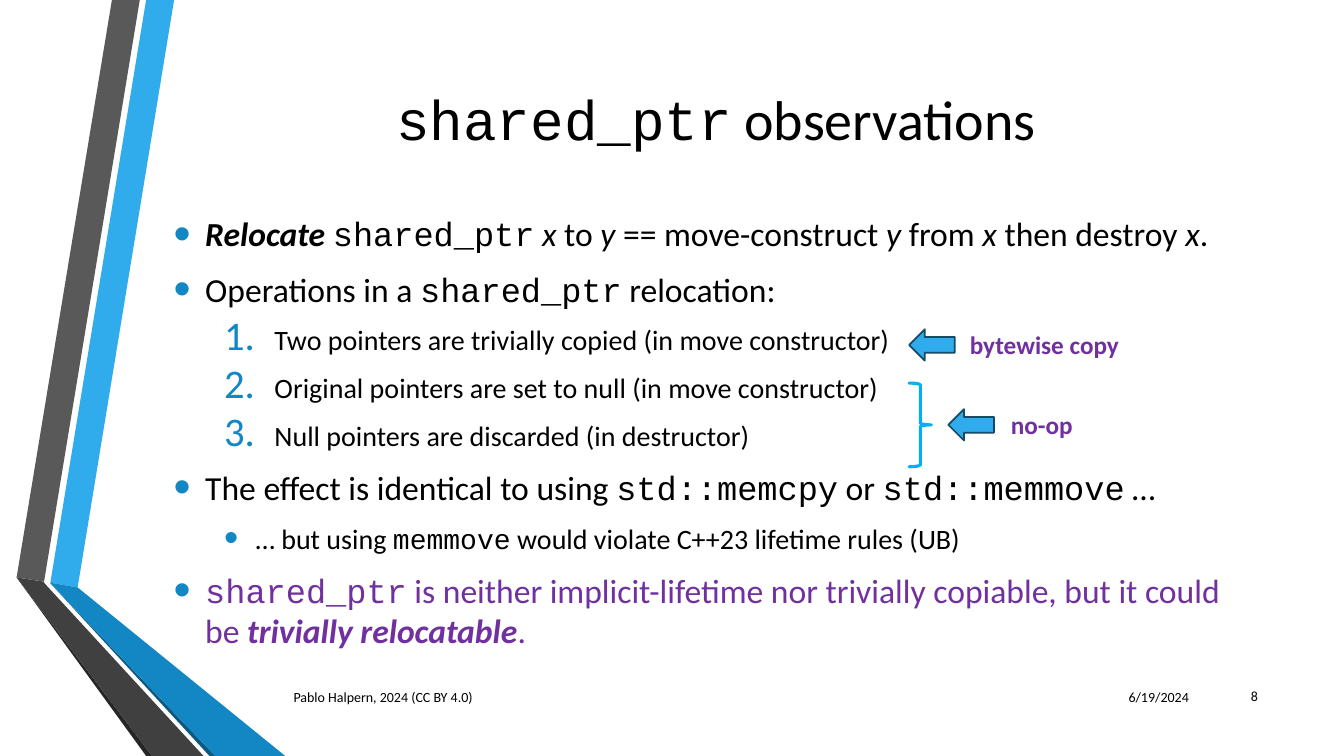
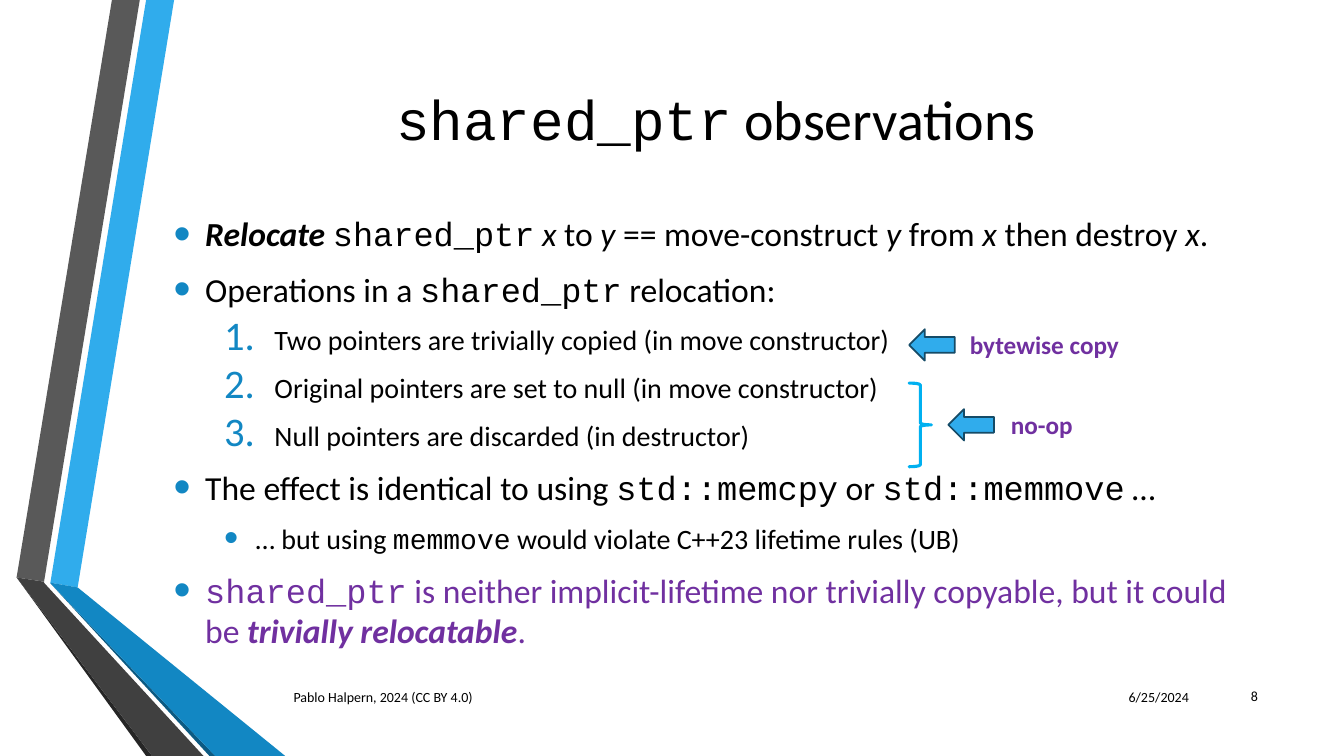
Before and after one commit to phalpern/WG21-halpern, a slide deck: slide 8 of relocate/Trivial Relocation - St. Louis 06-2024.pptx. Drawn at 1344x756 pixels with LibreOffice and Linux fonts; fonts in the diff are those of the drawing; background and template pictures are left out. Boxes give left, top, right and bottom in pixels: in the first picture for what was removed or moved away, otherwise in the second. Text is boxed around its words. In the diff, an @@ line names an element or a change of style, - is before the commit and + after.

```diff
--- a/relocate/Trivial Relocation - St. Louis 06-2024.pptx
+++ b/relocate/Trivial Relocation - St. Louis 06-2024.pptx
@@ text at [205,579,1227,649]: text changed @@
-• shared_ptr is neither implicit-lifetime nor trivially copiable, but it could be trivially relocatable.
+• shared_ptr is neither implicit-lifetime nor trivially copyable, but it could be trivially relocatable.
@@ text at [1129,692,1189,703]: text changed @@
-6/19/2024
+6/25/2024
```
Also in this commit, not shown: 44 other slides changed.
